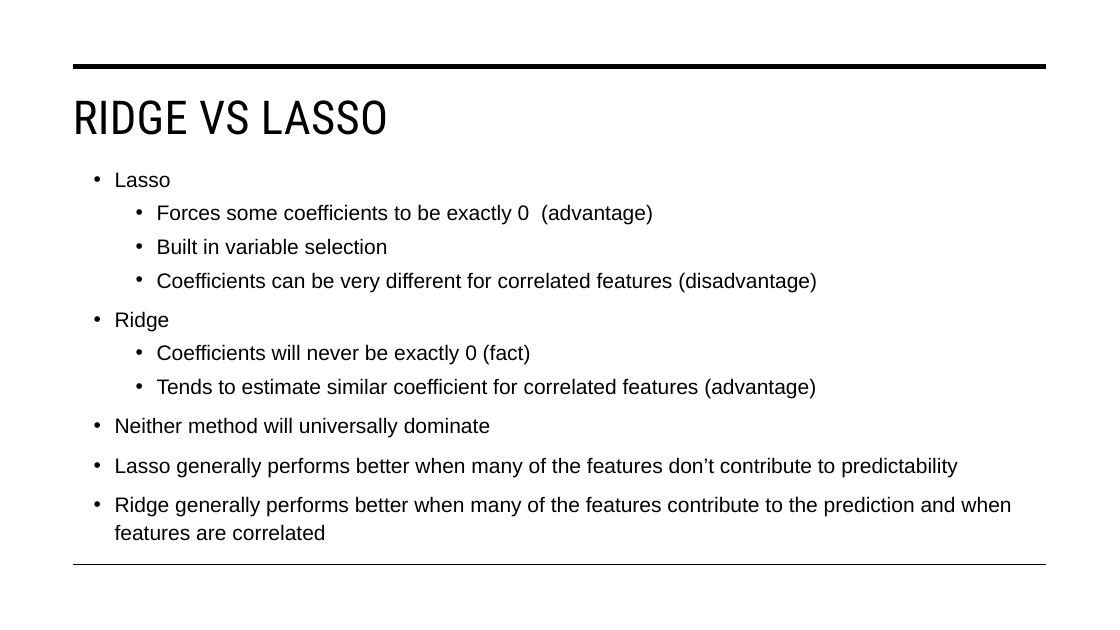
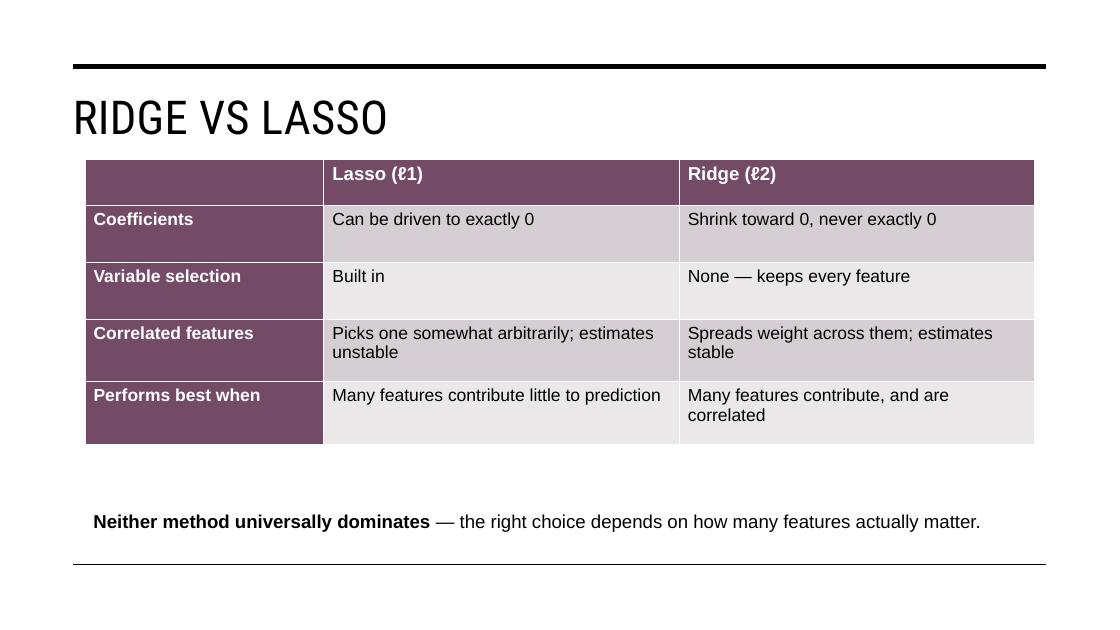
Before and after one commit to STAT-486-Fall-2026/course-content, a slide deck: slide 11 of slides/05-regularization.pptx. Drawn at 1120x630 pixels with LibreOffice and Linux fonts; fonts in the diff are those of the drawing. Boxes give left, top, right and bottom in pixels: in the first picture for what was removed or moved away, otherwise in the second. Text is boxed around its words. In the diff, an @@ line names an element or a change of style, - is before the commit and + after.

```diff
--- a/slides/05-regularization.pptx
+++ b/slides/05-regularization.pptx
@@ table added at box(85, 160, 1034, 444), 5 rows, 3 columns @@
+ | Lasso (ℓ1) | Ridge (ℓ2)
+Coefficients | Can be driven to exactly 0 | Shrink toward 0, never exactly 0
+Variable selection | Built in | None — keeps every feature
+Correlated features | Picks one somewhat arbitrarily; estimates unstable | Spreads weight across them; estimates stable
+Performs best when | Many features contribute little to prediction | Many features contribute, and are correlated
@@ text removed at box(115, 172, 1011, 541) @@
-• Lasso
-  • Forces some coefficients to be exactly 0 (advantage)
-  • Built in variable selection
-  • Coefficients can be very different for correlated features (disadvantage)
-• Ridge
-  • Coefficients will never be exactly 0 (fact)
-  • Tends to estimate similar coefficient for correlated features (advantage)
-• Neither method will universally dominate
-• Lasso generally performs better when many of the features don’t contribute to predictability
-• Ridge generally performs better when many of the features contribute to the prediction and when features are correlated
@@ text added at box(93, 514, 981, 532), 16 pt, text #000000 @@
+Neither method universally dominates — the right choice depends on how many features actually matter.
```
Also in this commit, not shown: 5 other slides changed, 5 slides added, 1 slide removed, 1 other file.
